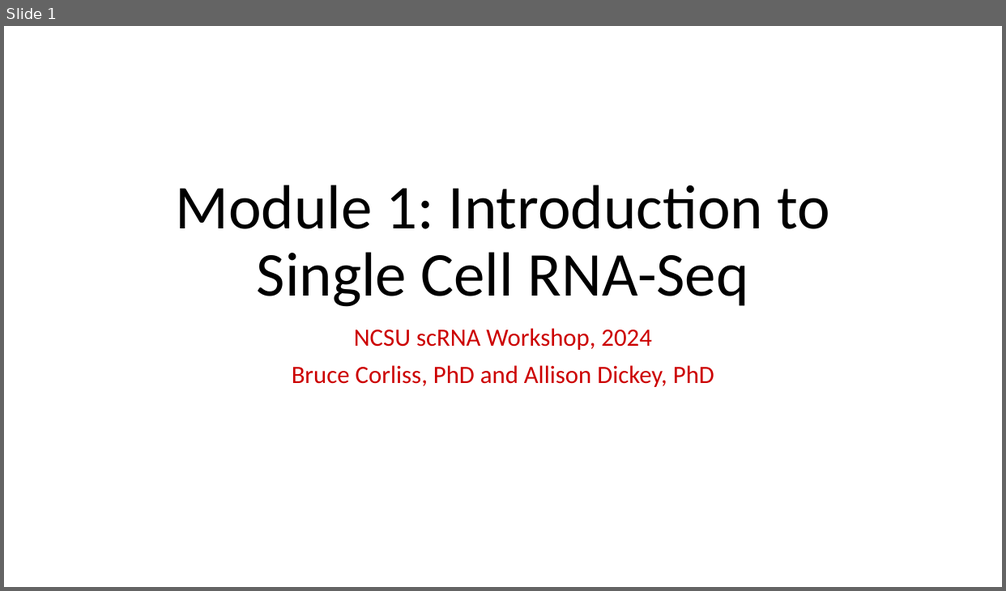
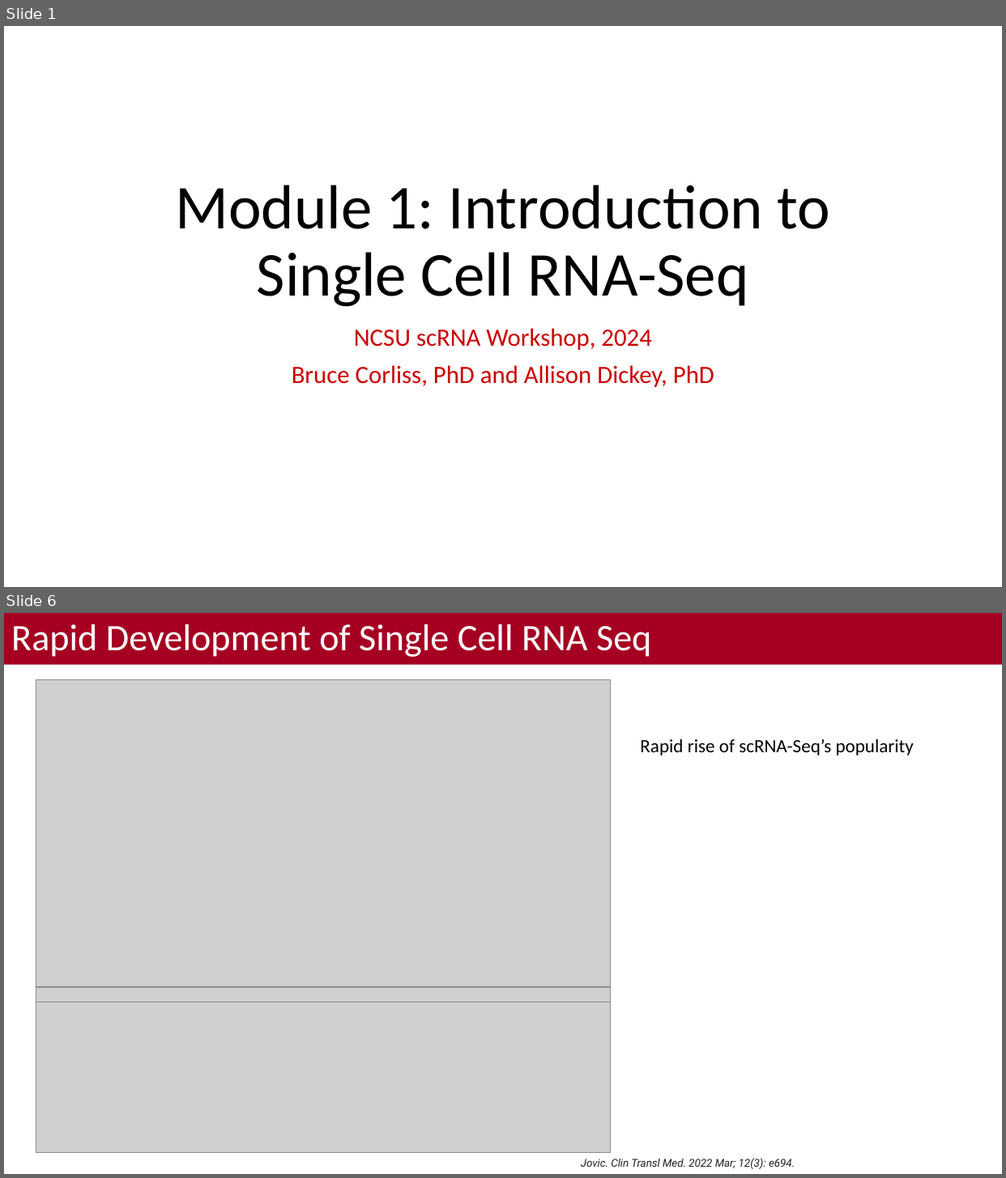
Before and after one commit to bacorli2/scrna_workshop, a slide deck: M1_Intro_scRNA-Seq/Introduction_scRNA-Seq.pptx. Shown one above the other, each under a label of ours: slide 1 before the commit, slides 1 and 6 after it; the slides between them are not shown. The pictures are 1006x591 and 1006x1178 pixels, drawn with LibreOffice and Linux fonts; fonts in the diff are those of the drawing; grey boxes stand for pictures; background and template pictures are left out. Boxes give left, top, right and bottom in pixels: in the first picture for what was removed or moved away, otherwise in the second. Text is boxed around its words. In the diff, an @@ line names an element or a change of style, - is before the commit and + after.

```diff
--- a/M1_Intro_scRNA-Seq/Introduction_scRNA-Seq.pptx
+++ b/M1_Intro_scRNA-Seq/Introduction_scRNA-Seq.pptx
@@ slide 6 added at (4, 613, 1002, 1174), background #FFFFFF; not listed: 1 template element that a slide beside it also shows @@
@@ title added at (4, 613, 1002, 665), fill #A50021, 36 pt, text #FFFFFF @@
+Rapid Development of Single Cell RNA Seq
@@ picture added at (36, 680, 612, 987) @@
@@ text added at (640, 739, 914, 756), 18 pt, text #000000 @@
+Rapid rise of scRNA-Seq’s popularity
@@ picture added at (36, 987, 612, 1003) @@
@@ picture added at (36, 1003, 612, 1153) @@
@@ text added at (581, 1158, 795, 1169), 10.5 pt, text #212121, italic @@
+Jovic. Clin Transl Med. 2022 Mar; 12(3): e694.
```
Also in this commit, not shown: 1 slide changed, 9 other slides added, 1 other file.
